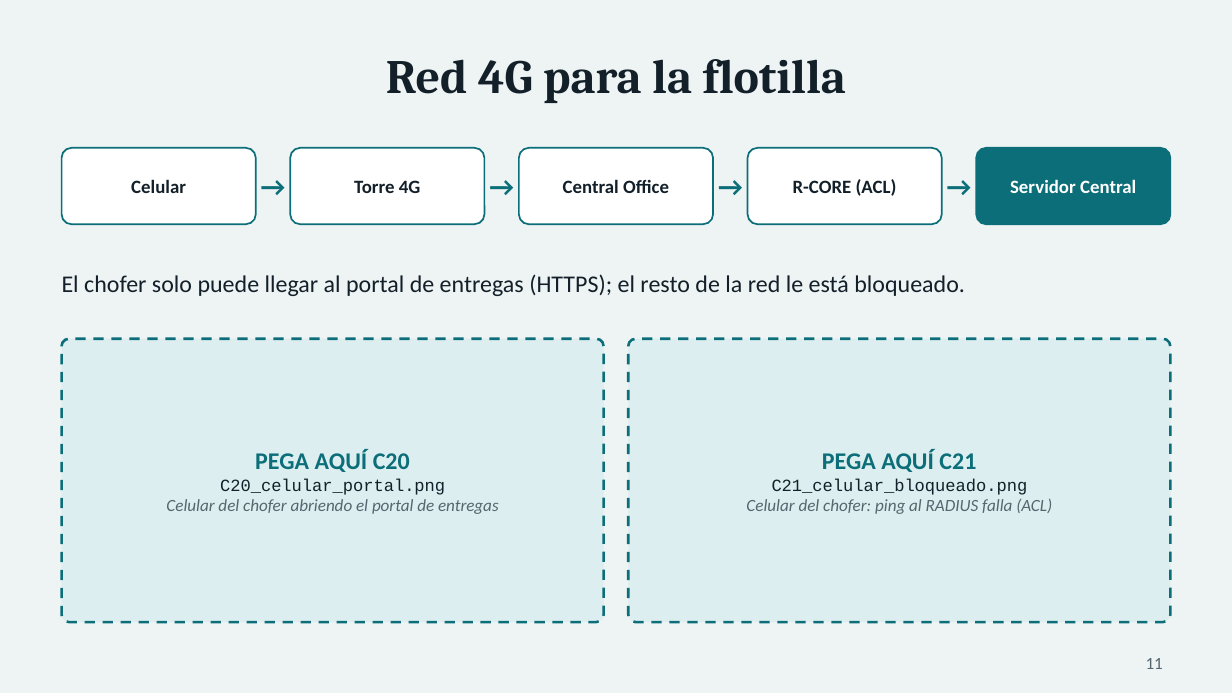
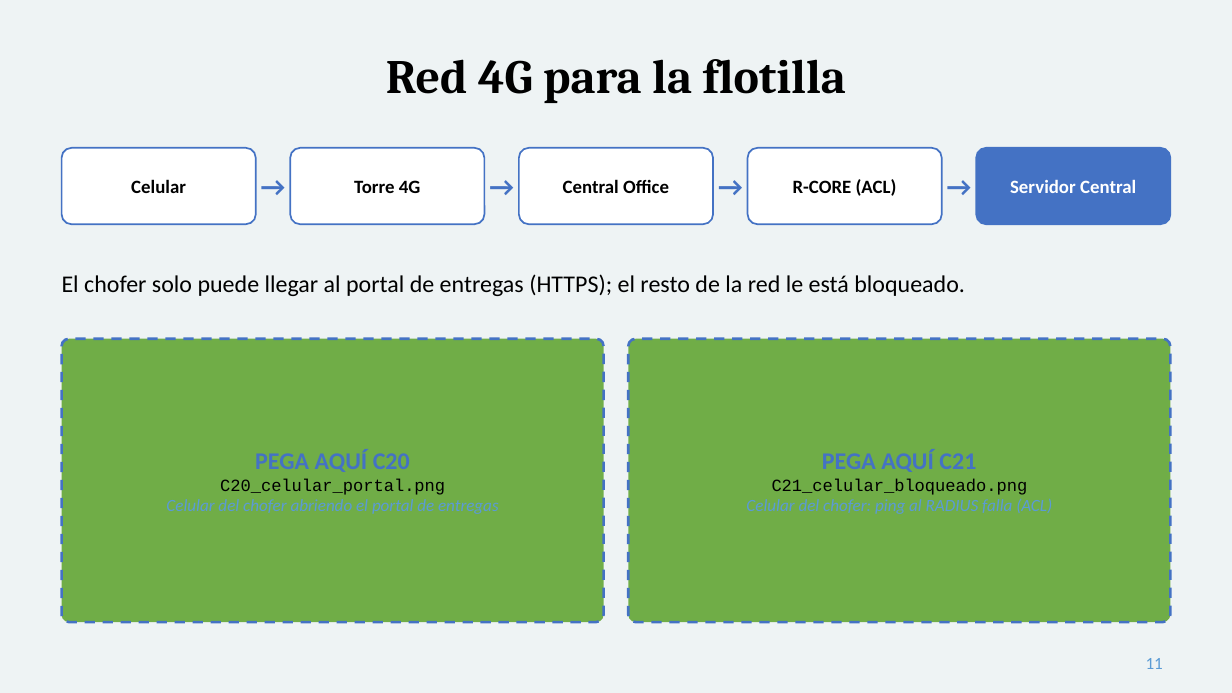
Before and after one commit to USX22/inalambricreds2, a slide deck: slide 11 of entregables/Presentacion_InnovaLogistics.pptx. Drawn at 1232x693 pixels with LibreOffice and Linux fonts; fonts in the diff are those of the drawing. Boxes give left, top, right and bottom in pixels: in the first picture for what was removed or moved away, otherwise in the second. Text is boxed around its words. In the diff, an @@ line names an element or a change of style, - is before the commit and + after.

```diff
--- a/entregables/Presentacion_InnovaLogistics.pptx
+++ b/entregables/Presentacion_InnovaLogistics.pptx
@@ outline #0B6E78 1 pt to #4472C4 1 pt in 4 elements at box(62, 148, 256, 224), box(291, 148, 485, 224), box(519, 148, 713, 224), box(748, 148, 942, 224) @@
@@ text colour #0B6E78 to #4472C4 in 4 elements at box(256, 148, 291, 224), box(484, 148, 519, 224), box(713, 148, 748, 224), box(941, 148, 976, 224) @@
@@ rounded rectangle at box(976, 148, 1170, 224): fill #0B6E78 to #4472C4; outline #0B6E78 1 pt to #4472C4 1 pt @@
@@ text colour #132029 to #000000 in 6 elements at box(386, 59, 846, 103), box(131, 179, 186, 193), box(354, 180, 421, 193), box(563, 179, 669, 193), box(793, 179, 897, 196), box(62, 274, 965, 296) @@
@@ rounded rectangle at box(62, 339, 604, 622): fill #DCEEF0 to #70AD47; outline #0B6E78 1.5 pt dashed to #4472C4 1.5 pt dashed @@
@@ text "PEGA AQUÍ C20" at box(166, 449, 499, 514): text colour #0B6E78 to #4472C4 in "PEGA AQUÍ C20"; text colour #132029 to #000000 in "C20_celular_portal.png"; text colour #55666F to #5B9BD5 in "Celular del chofer abriendo el portal de ..." @@
@@ rounded rectangle at box(628, 339, 1170, 622): fill #DCEEF0 to #70AD47; outline #0B6E78 1.5 pt dashed to #4472C4 1.5 pt dashed @@
@@ text "PEGA AQUÍ C21" at box(746, 449, 1052, 514): text colour #0B6E78 to #4472C4 in "PEGA AQUÍ C21"; text colour #132029 to #000000 in "C21_celular_bloqueado.png"; text colour #55666F to #5B9BD5 in "Celular del chofer: ping al RADIUS falla ..." @@
@@ page number at box(1146, 658, 1163, 669): text colour #55666F to #5B9BD5 @@
```
Also in this commit, not shown: 13 other slides changed, 3 other files.
